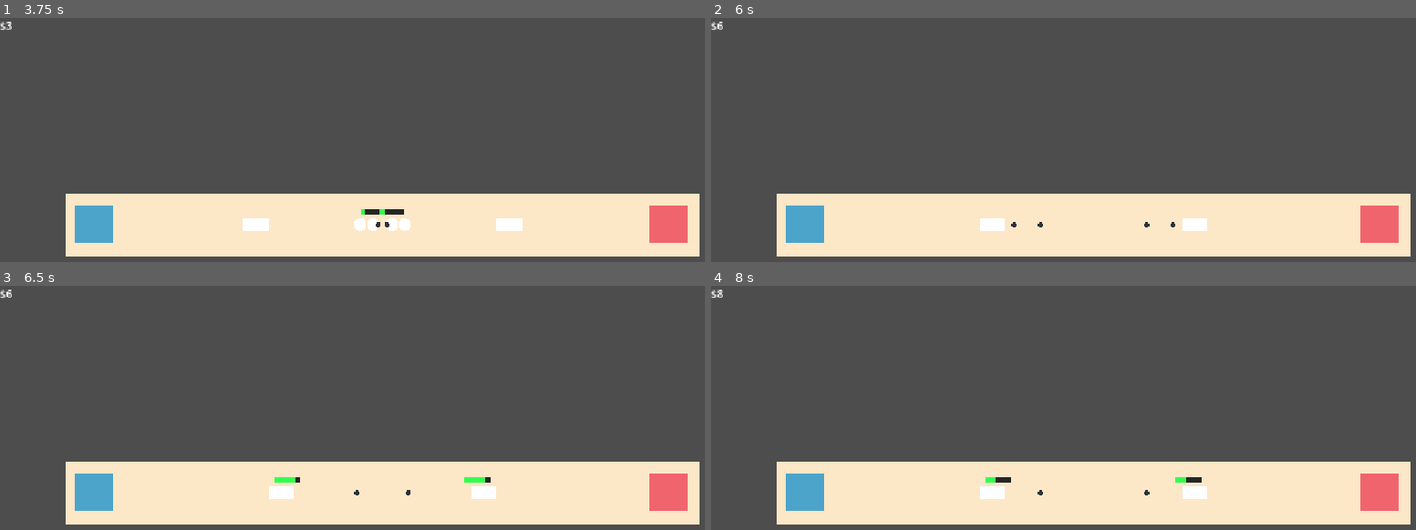
Above: before the commit, frames 1-4 (two rows, left to right).
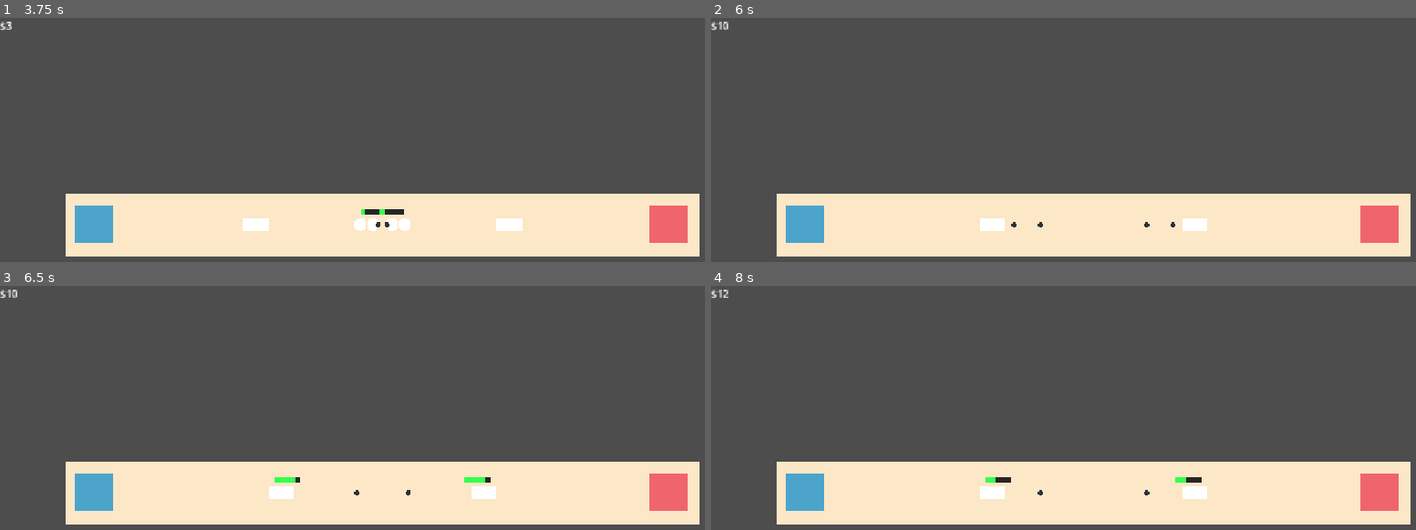
Above: after the commit, the same moments.

Repository: AlexJMohr/waves-lanes-game
Game: Godot game, scene res://main.tscn
Same seed, same stepped clock (60 frames per second), same inputs: the game is played once before the commit and once after it.
Inputs:
- Up to frame 1 (3.75 s): no input
- Up to frame 2 (6 s): no input
- Up to frame 3 (6.5 s): no input
- Up to frame 4 (8 s): tap Enter at 7.25 s

Frame 1 is identical in both runs. In frame 2, less than 0.1% of the frame differs, in the area x 0-3%, y 1-5%; in frame 3, less than 0.1%; in frame 4, less than 0.1%.

Commit message:
Add player economy: add_money, spend, and kill rewards (#8)

Diff:
--- a/game_state.gd
+++ b/game_state.gd
@@ -5,6 +5,8 @@
 var money: int = 0
 var tick_interval: float = 1.0
 var income_per_tick: int = 1
+
+const KILL_REWARD_FRACTION := 0.5
 
 
 func _ready() -> void:
@@ -17,5 +19,17 @@
 
 
 func _on_income_tick() -> void:
-	money += income_per_tick
+	add_money(income_per_tick)
+
+
+func add_money(amount: int):
+	money += amount
 	money_changed.emit(money)
+
+
+func spend(amount: int) -> bool:
+	if money < amount:
+		return false
+	money -= amount
+	money_changed.emit(money)
+	return true
--- a/unit.gd
+++ b/unit.gd
@@ -68,4 +68,6 @@
 	health -= amount
 	$HealthBar.health = health
 	if health <= 0:
+		if team == Team.ENEMY:
+			GameState.add_money(int(cost * GameState.KILL_REWARD_FRACTION))
 		queue_free()
